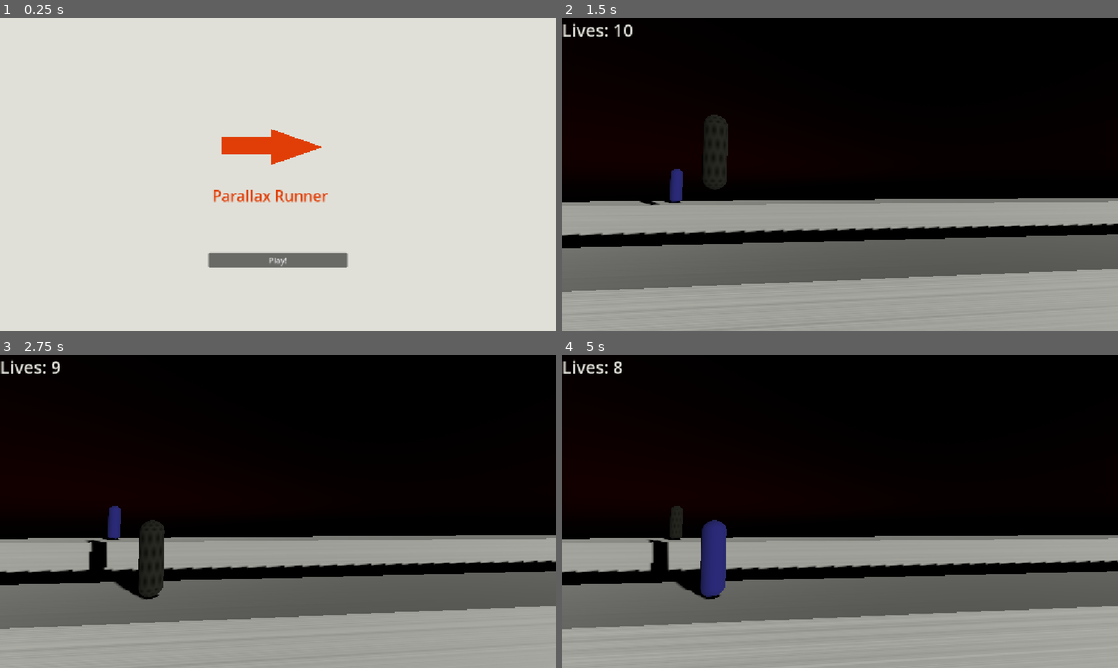
Above: before the commit, frames 1-4 (two rows, left to right).
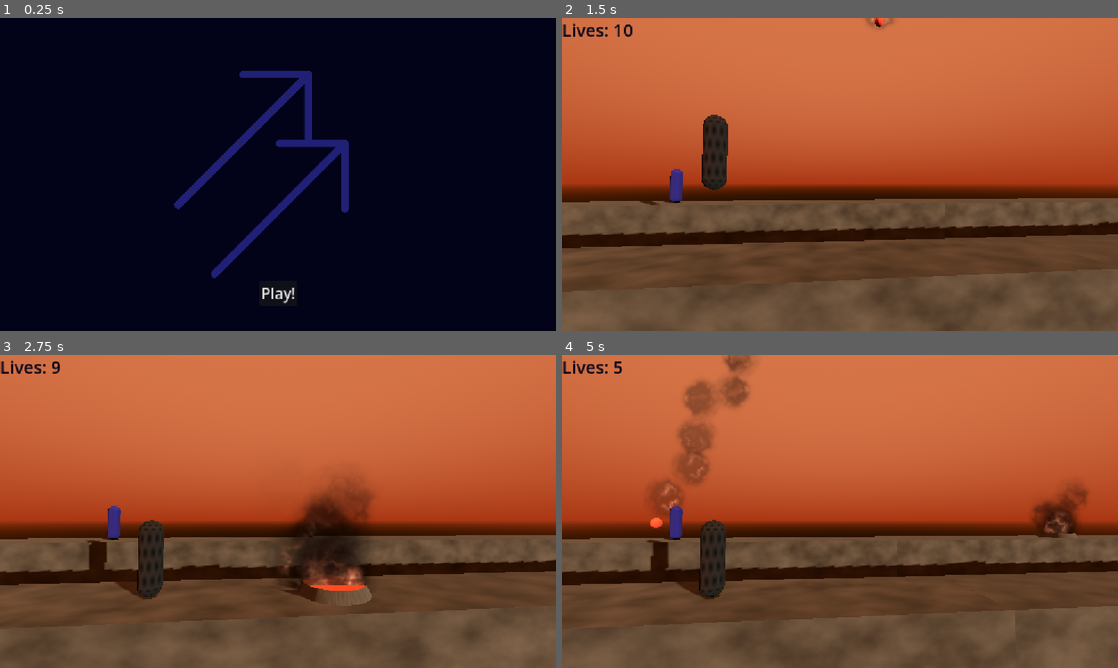
Above: after the commit, the same moments.

Repository: wombatus2137/parallax-run
Game: Godot game, scene res://menu/main_menu.tscn
Two runs of this game, one before a commit and one after it. Both use one fixed random seed, a clock stepped at 60 frames per second and the inputs below.
Inputs:
- Up to frame 1 (0.25 s): no input
- Up to frame 2 (1.5 s): click "Play!" at 0.5 s; hold W (jump) from 1.28 s (still down); tap S (crouch) at 1.35 s
- Up to frame 3 (2.75 s): release W (jump) at 2.03 s; tap W (jump) at 2.1, 2.27, 2.57 s; tap S (crouch) at 2.3 s
- Up to frame 4 (5 s): hold W (jump) 2.78-3.53 s; tap S (crouch) at 2.85, 3.6 s; tap W (jump) at 3.77, 4.07 s; hold W (jump) from 4.28 s (still down)

The runs differ from the first frame. In frame 1, 100% of the frame differs, in the area x 0-100%, y 0-100%; in frame 2, 99%; in frame 3, 99%; in frame 4, 100%.

Commit message:
fix: final fixes

Diff:
--- a/assets/danger_material_3d.tres
+++ b/assets/danger_material_3d.tres
@@ -3,7 +3,9 @@
 [ext_resource type="Texture2D" uid="uid://cekskojetvt2g" path="res://assets/fire.png" id="1_fehbf"]
 
 [resource]
-transparency = 1
-albedo_color = Color(0.8332386, 0.3823796, 0.10836289, 1)
+albedo_color = Color(0.99999994, 0.3419549, 0.20102257, 1)
+albedo_texture = ExtResource("1_fehbf")
+albedo_texture_force_srgb = true
+albedo_texture_msdf = true
 metallic = 1.0
 metallic_texture = ExtResource("1_fehbf")
--- a/assets/ground_material_3d.tres
+++ b/assets/ground_material_3d.tres
@@ -1,13 +1,12 @@
 [gd_resource type="StandardMaterial3D" format=3 uid="uid://vrbx7ukud53b"]
 
 [sub_resource type="FastNoiseLite" id="FastNoiseLite_lsab8"]
-noise_type = 0
-frequency = 1.0
 
 [sub_resource type="NoiseTexture2D" id="NoiseTexture2D_ry2bh"]
+width = 10240
 noise = SubResource("FastNoiseLite_lsab8")
 
 [resource]
-albedo_color = Color(0.8784314, 0.8784314, 0.84705883, 1)
+albedo_color = Color(0.3375702, 0.3369767, 0.2875474, 1)
 metallic = 1.0
 metallic_texture = SubResource("NoiseTexture2D_ry2bh")
--- a/assets/new_shader.gdshader
+++ /dev/null
@@ -1,191 +0,0 @@
-shader_type sky;
-
-const float EPS = 1e-6;
-const float INFINITY = 1.0 / 0.0;
-const float PLANET_RADIUS = 6371000.0;
-const vec3 PLANET_CENTER = vec3(0.0, -PLANET_RADIUS, 0.0);
-const float ATMOSPHERE_HEIGHT = 100000.0;
-const float RAYLEIGH_HEIGHT = (ATMOSPHERE_HEIGHT * 0.08);
-const float MIE_HEIGHT = (ATMOSPHERE_HEIGHT * 0.012);
-
-uniform float rayleigh_strength : hint_range(0.0, 5.0) = 1.0;
-uniform float mie_strength      : hint_range(0.0, 5.0) = 1.0;
-uniform float ozone_strength    : hint_range(0.0, 5.0) = 1.0;
-
-const vec3 C_RAYLEIGH = vec3(5.802, 13.558, 33.100) * 1e-6;
-const vec3 C_MIE = vec3(3.996,  3.996,  3.996) * 1e-6;
-const vec3 C_OZONE = vec3(0.650,  1.881,  0.085) * 1e-6;
-
-uniform float atmosphere_density: hint_range(0.0, 5.0) = 1.0;
-uniform float exposure = 10.0;
-
-uniform float sun_disc_feather: hint_range(0.0, 0.5) = 0.1;
-uniform float sundisc_intensity = 10.0;
-
-uniform bool use_debanding = true;
-
-#define saturate(a) clamp(a, 0.0, 1.0)
-
-vec2 sphere_intersection (vec3 rayStart, vec3 rayDir, vec3 sphereCenter, float sphereRadius)
-{
-	rayStart -= sphereCenter;
-	float a = dot(rayDir, rayDir);
-	float b = 2.0 * dot(rayStart, rayDir);
-	float c = dot(rayStart, rayStart) - (sphereRadius * sphereRadius);
-	float d = b * b - 4.0 * a * c;
-	if (d < 0.0)
-	{
-		return vec2(-1.0);
-	}
-	else
-	{
-		d = sqrt(d);
-		return vec2(-b - d, -b + d) / (2.0 * a);
-	}
-}
-
-vec2 planet_intersection (vec3 rayStart, vec3 rayDir)
-{
-	return sphere_intersection(rayStart, rayDir, PLANET_CENTER, PLANET_RADIUS);
-}
-
-vec2 atmosphere_intersection (vec3 rayStart, vec3 rayDir)
-{
-	return sphere_intersection(rayStart, rayDir, PLANET_CENTER, PLANET_RADIUS + ATMOSPHERE_HEIGHT);
-}
-
-float phase_rayleigh (float costh)
-{
-	return 3.0 * (1.0 + costh*costh) / (16.0 * PI);
-}
-
-float phase_mie (float costh, float g)
-{
-	g = min(g, 0.9381);
-	float k = 1.55*g - 0.55*g*g*g;
-	float kcosth = k*costh;
-	return (1.0 - k*k) / ((4.0 * PI) * (1.0-kcosth) * (1.0-kcosth));
-}
-
-float atmosphere_height (vec3 position_world_space) {
-	return distance(position_world_space, PLANET_CENTER) - PLANET_RADIUS;
-}
-float density_rayleigh (float h) {
-	return exp(-max(0.0, h / RAYLEIGH_HEIGHT));
-}
-float density_mie (float h) {
-	return exp(-max(0.0, h / MIE_HEIGHT));
-}
-float density_ozone (float h) {
-	return max(0.0, 1.0 - abs(h - 25000.0) / 15000.0);
-}
-vec3 density_atmosphere (float h) {
-	return vec3(density_rayleigh(h), density_mie(h), density_ozone(h));
-}
-
-vec3 integrate_optical_depth (vec3 rayStart, vec3 rayDir)
-{
-	vec2 intersection = atmosphere_intersection(rayStart, rayDir);
-	float  rayLength    = intersection.y;
-
-	int    sampleCount  = 8;
-	float  stepSize     = rayLength / float(sampleCount);
-
-	vec3 opticalDepth = vec3(0.0);
-
-	for (int i = 0; i < sampleCount; i++)
-	{
-		vec3 localPosition = rayStart + rayDir * (float(i) + 0.5) * stepSize;
-		float localHeight  = atmosphere_height(localPosition);
-		vec3 localDensity  = density_atmosphere(localHeight);
-
-		opticalDepth += localDensity * stepSize;
-	}
-
-	return opticalDepth;
-}
-
-vec3 absorb (vec3 opticalDepth) {
-	return exp(-(
-		opticalDepth.x * C_RAYLEIGH * rayleigh_strength +
-		opticalDepth.y * C_MIE * mie_strength * 1.1 +
-		opticalDepth.z * C_OZONE * ozone_strength
-	) * atmosphere_density);
-}
-
-vec3 integrate_scattering (vec3 rayStart, vec3 rayDir, float rayLength, vec3 lightDir, vec3 lightColor, out vec3 transmittance)
-{
-	float  rayHeight = atmosphere_height(rayStart);
-	float  sampleDistributionExponent = 1.0 + saturate(1.0 - rayHeight / ATMOSPHERE_HEIGHT) * 8.0; // Slightly arbitrary max exponent of 9
-
-	vec2 intersection = atmosphere_intersection(rayStart, rayDir);
-	rayLength = min(rayLength, intersection.y);
-	if (intersection.x > 0.0)
-	{
-		rayStart += rayDir * intersection.x;
-		rayLength -= intersection.x;
-	}
-
-	float  costh    = dot(rayDir, lightDir);
-	float  phaseR   = phase_rayleigh(costh);
-	float  phaseM   = phase_mie(costh, 0.85);
-
-	int    sampleCount  = 64;
-
-	vec3 opticalDepth = vec3(0.0);
-	vec3 rayleigh     = vec3(0.0);
-	vec3 mie          = vec3(0.0);
-
-	float  prevRayTime  = 0.0;
-
-	for (int i = 0; i < sampleCount; i++)
-	{
-		float  rayTime = pow(float(i) / float(sampleCount), sampleDistributionExponent) * rayLength;
-		float  stepSize = (rayTime - prevRayTime);
-
-		vec3 localPosition = rayStart + rayDir * rayTime;
-		float  localHeight   = atmosphere_height(localPosition);
-		vec3 localDensity  = density_atmosphere(localHeight);
-
-		opticalDepth += localDensity * stepSize;
-
-		vec3 viewTransmittance = absorb(opticalDepth);
-
-		vec3 opticalDepthlight  = integrate_optical_depth(localPosition, lightDir);
-		vec3 lightTransmittance = absorb(opticalDepthlight);
-
-		rayleigh += viewTransmittance * lightTransmittance * phaseR * localDensity.x * stepSize;
-		mie      += viewTransmittance * lightTransmittance * phaseM * localDensity.y * stepSize;
-
-		prevRayTime = rayTime;
-	}
-
-	transmittance = absorb(opticalDepth);
-
-	return (rayleigh * C_RAYLEIGH * rayleigh_strength + mie * C_MIE * mie_strength) * lightColor * exposure;
-}
-
-float sun_disc(vec3 eyedir, vec3 sundir, float theta_r) {
-	float cos_angle = dot(eyedir, sundir);
-	float cos_inner = cos(theta_r * (1.0 - sun_disc_feather));
-	float cos_outer = cos(theta_r * (1.0 + sun_disc_feather));
-	return smoothstep(cos_outer, cos_inner, cos_angle);
-}
-
-float rand(vec2 co){
-    return fract(sin(dot(co, vec2(12.9898, 78.233))) * 43758.5453);
-}
-
-void sky() {
-	vec3 transmittance;
-	vec3 radiance = integrate_scattering(vec3(0.0), EYEDIR, INFINITY, LIGHT0_DIRECTION, vec3(1.0, 0.996, 0.98), transmittance);
-
-	float sun_mask = sun_disc(EYEDIR, LIGHT0_DIRECTION, LIGHT0_SIZE * 0.5);
-	vec3 sundisc = vec3(sun_mask) * transmittance * sundisc_intensity;
-
-	COLOR = radiance + sundisc;
-
-	if (use_debanding) {
-		COLOR += (rand(SKY_COORDS) - 0.5) * 0.001;
-	}
-}
--- /dev/null
+++ b/assets/player_switcher_gradient_texture_2d.tres
@@ -0,0 +1,10 @@
+[gd_resource type="GradientTexture2D" format=3 uid="uid://ds7r5fb0dsvpu"]
+
+[sub_resource type="Gradient" id="Gradient_oqht2"]
+offsets = PackedFloat32Array(0, 0.55508476, 1)
+colors = PackedColorArray(0, 0, 0, 1, 1, 1, 1, 1, 0, 0, 0, 1)
+
+[resource]
+gradient = SubResource("Gradient_oqht2")
+fill_from = Vector2(0, 1)
+fill_to = Vector2(0, 0)
--- /dev/null
+++ b/assets/player_switcher_ring_material_3d.tres
@@ -0,0 +1,7 @@
+[gd_resource type="StandardMaterial3D" format=3 uid="uid://2kkluo4utimw"]
+
+[ext_resource type="Texture2D" uid="uid://ds7r5fb0dsvpu" path="res://assets/player_switcher_gradient_texture_2d.tres" id="1_wyuxa"]
+
+[resource]
+albedo_color = Color(0.9040636, 0.72214955, 0.06892797, 1)
+albedo_texture = ExtResource("1_wyuxa")
--- a/game/game.gd
+++ b/game/game.gd
@@ -7,13 +7,15 @@
 @onready var danger_location2 = get_node("Path3D2/PathFollow3D")
 var next_danger_location: Node
 @onready var dangers: Array[PackedScene] = [
+	preload("res://game/player_switcher.tscn"),
 	preload("res://game/pit.tscn"),
-	preload("res://game/player_switcher.tscn"),
 	preload("res://game/meteor.tscn"),
 	preload("res://game/meteor.tscn"),
 ]
 var next_danger_index: int
 var next_danger_instance: Node
+@onready var ground_near := get_node("GroundNear")
+@onready var ground_far := get_node("GroundFar")
 @onready var player := get_node("Player")
 @onready var player2 := get_node("Player2")
 var is_game_over: bool
@@ -26,8 +28,11 @@
 			next_danger_location = danger_location
 		else:
 			next_danger_location = danger_location2
-		next_danger_location.progress += randf_range(3, 20)
+		next_danger_location.progress += randf_range(3, 10)
 		next_danger_index = randi_range(0, dangers.size() - 1)
+		if next_danger_index == 0:
+			if not randi_range(0, 5) == 0:
+				next_danger_index += randi_range(1, 3)
 		next_danger_instance = dangers[next_danger_index].instantiate()
 		add_child(next_danger_instance)
 		next_danger_instance.position = next_danger_location.position
@@ -35,6 +40,14 @@
 			next_danger_instance.position.y = next_danger_location.position.y + 8
 			if next_danger_index == 3:
 				next_danger_instance.is_early = next_danger_index - 2
+
+	for i in range(1, 150):
+		var new_ground_near = ground_near.duplicate()
+		add_child(new_ground_near)
+		new_ground_near.position.x = 20 * i
+		var new_ground_far = ground_far.duplicate()
+		add_child(new_ground_far)
+		new_ground_far.position.x = 20 * i
 
 
 # Called every frame. 'delta' is the elapsed time since the previous frame.
@@ -52,8 +65,8 @@
 	player2.position = old_position
 
 
-func game_over() -> void:
-	var lives = get_node("Lives")
+func player_hit() -> void:
+	var lives := get_node("Lives")
 	var lives_count := int(lives.text.trim_prefix("Lives: "))
 	lives_count -= 1
 	lives.text = "Lives: " + str(lives_count)
@@ -62,5 +75,9 @@
 		score.text = "Score: " + str(int(player.position.x))
 		player.set_physics_process(0)
 		player2.set_physics_process(0)
-		is_game_over = true
+		get_node("GameOverTimer").start()
 		get_node("GameOver").visible = 1
+
+
+func _on_game_over_timer_timeout() -> void:
+	is_game_over = true
--- a/game/game.tscn
+++ b/game/game.tscn
@@ -2,40 +2,34 @@
 
 [ext_resource type="Script" uid="uid://buufnlkdgbmxj" path="res://game/game.gd" id="1_4fuuu"]
 [ext_resource type="PackedScene" uid="uid://m606jfjpfvft" path="res://game/player.tscn" id="1_l1rk1"]
-[ext_resource type="Shader" uid="uid://b3gdqen7mkyj4" path="res://assets/new_shader.gdshader" id="2_4fuuu"]
 [ext_resource type="Material" uid="uid://vrbx7ukud53b" path="res://assets/ground_material_3d.tres" id="2_dxrkv"]
 
-[sub_resource type="ShaderMaterial" id="ShaderMaterial_dxrkv"]
-shader = ExtResource("2_4fuuu")
-shader_parameter/rayleigh_strength = 1.614000076665
-shader_parameter/mie_strength = 0.7810000370975
-shader_parameter/ozone_strength = 1.9210000912475
-shader_parameter/atmosphere_density = 2.3600001121
-shader_parameter/exposure = 10.0
-shader_parameter/sun_disc_feather = 0.1
-shader_parameter/sundisc_intensity = 10.0
-shader_parameter/use_debanding = true
+[sub_resource type="ProceduralSkyMaterial" id="ProceduralSkyMaterial_h7iqs"]
+sky_top_color = Color(0.8400074, 0.45976084, 0.28354418, 1)
+sky_horizon_color = Color(0.6629277, 0.21520165, 0.08622744, 1)
+ground_bottom_color = Color(0.117135696, 0.06494395, 0.00032837206, 1)
+ground_horizon_color = Color(0.6627451, 0.21568628, 0.08627451, 1)
 
 [sub_resource type="Sky" id="Sky_dakft"]
-sky_material = SubResource("ShaderMaterial_dxrkv")
+sky_material = SubResource("ProceduralSkyMaterial_h7iqs")
 
 [sub_resource type="Environment" id="Environment_u5opy"]
 background_mode = 2
 sky = SubResource("Sky_dakft")
 
 [sub_resource type="BoxShape3D" id="BoxShape3D_mq7fr"]
-size = Vector3(3000, 1, 1)
+size = Vector3(20, 1, 1)
 
 [sub_resource type="BoxMesh" id="BoxMesh_l1rk1"]
 material = ExtResource("2_dxrkv")
-size = Vector3(3000, 1, 1)
+size = Vector3(20, 1, 1)
 
 [sub_resource type="BoxShape3D" id="BoxShape3D_vasa2"]
-size = Vector3(3000, 1.2, 1)
+size = Vector3(20, 1.2, 1)
 
 [sub_resource type="BoxMesh" id="BoxMesh_h7iqs"]
 material = ExtResource("2_dxrkv")
-size = Vector3(3000, 1.2, 1)
+size = Vector3(20, 1.2, 1)
 
 [sub_resource type="Curve3D" id="Curve3D_dxrkv"]
 _data = {
@@ -73,7 +67,7 @@
 anchor_bottom = 1.0
 grow_horizontal = 2
 grow_vertical = 2
-color = Color(0.8784314, 0.8784314, 0.84705883, 1)
+color = Color(0.011764706, 0.011764706, 0.101960786, 1)
 
 [node name="Label" type="Label" parent="GameOver" unique_id=1594037367]
 layout_mode = 1
@@ -82,8 +76,6 @@
 anchor_bottom = 1.0
 grow_horizontal = 2
 grow_vertical = 2
-theme_override_colors/font_color = Color(0, 0, 0, 1)
-theme_override_colors/font_outline_color = Color(1, 1, 1, 1)
 theme_override_font_sizes/font_size = 48
 text = "GAME OVER"
 horizontal_alignment = 1
@@ -99,8 +91,6 @@
 offset_bottom = -103.0
 grow_horizontal = 2
 grow_vertical = 0
-theme_override_colors/font_color = Color(0, 0, 0, 1)
-theme_override_colors/font_outline_color = Color(1, 1, 1, 1)
 theme_override_font_sizes/font_size = 32
 text = "Score: 0"
 horizontal_alignment = 1
@@ -108,7 +98,8 @@
 [node name="Lives" type="Label" parent="." unique_id=63818020]
 offset_right = 40.0
 offset_bottom = 23.0
-theme_override_colors/font_color = Color(0.8784314, 0.8784314, 0.84705883, 1)
+theme_override_colors/font_color = Color(0.011764706, 0.011764706, 0.101960786, 1)
+theme_override_colors/font_outline_color = Color(0.011764706, 0.011764706, 0.101960786, 1)
 theme_override_font_sizes/font_size = 36
 text = "Lives: 10"
 
@@ -121,7 +112,7 @@
 shadow_enabled = true
 
 [node name="GroundNear" type="StaticBody3D" parent="." unique_id=1805331631]
-transform = Transform3D(1, 0, 0, 0, 1, 0, 0, 0, 1, 1450, -0.5, 0.5)
+transform = Transform3D(1, 0, 0, 0, 1, 0, 0, 0, 1, 0, -0.5, 0.5)
 collision_mask = 0
 
 [node name="CollisionShape3D" type="CollisionShape3D" parent="GroundNear" unique_id=1939765299]
@@ -131,7 +122,7 @@
 mesh = SubResource("BoxMesh_l1rk1")
 
 [node name="GroundFar" type="StaticBody3D" parent="." unique_id=1070500466]
-transform = Transform3D(1, 0, 0, 0, 1, 0, 0, 0, 1, 1450, -0.3, -2)
+transform = Transform3D(1, 0, 0, 0, 1, 0, 0, 0, 1, 0, -0.3, -2)
 collision_mask = 0
 
 [node name="CollisionShape3D" type="CollisionShape3D" parent="GroundFar" unique_id=637088821]
@@ -157,4 +148,10 @@
 
 [node name="Player2" parent="." unique_id=1095472055 instance=ExtResource("1_l1rk1")]
 transform = Transform3D(1, 0, 0, 0, 1, 0, 0, 0, 1, -1, 0.7, -2)
-jump_input = &"jump_p2"
+jump_input = &"jump2"
+crouch_input = &"crouch2"
+
+[node name="GameOverTimer" type="Timer" parent="." unique_id=336969440]
+one_shot = true
+
+[connection signal="timeout" from="GameOverTimer" to="." method="_on_game_over_timer_timeout"]
--- a/game/meteor.tscn
+++ b/game/meteor.tscn
@@ -13,6 +13,7 @@
 height = 0.2
 
 [sub_resource type="BoxShape3D" id="BoxShape3D_wc7la"]
+resource_local_to_scene = true
 
 [node name="Meteor" type="CharacterBody3D" unique_id=1907409397 groups=["danger"]]
 collision_layer = 4
--- a/game/pit.tscn
+++ b/game/pit.tscn
@@ -1,14 +1,24 @@
 [gd_scene format=3 uid="uid://cnm2rjtd8qi5l"]
 
 [ext_resource type="Material" uid="uid://b1vtmirnf4wfj" path="res://assets/danger_material_3d.tres" id="1_brkpx"]
+[ext_resource type="Material" uid="uid://vrbx7ukud53b" path="res://assets/ground_material_3d.tres" id="1_kdsor"]
 [ext_resource type="PackedScene" uid="uid://j15g7w5xe6wy" path="res://assets/fire_particles.tscn" id="2_kdsor"]
 
 [sub_resource type="BoxShape3D" id="BoxShape3D_vhgle"]
 size = Vector3(1, 0.2, 1)
 
-[sub_resource type="BoxMesh" id="BoxMesh_mo0l2"]
+[sub_resource type="CylinderMesh" id="CylinderMesh_8ytf3"]
+material = ExtResource("1_kdsor")
+top_radius = 0.3
+bottom_radius = 0.4
+height = 0.2
+cap_top = false
+
+[sub_resource type="CylinderMesh" id="CylinderMesh_71ad1"]
 material = ExtResource("1_brkpx")
-size = Vector3(1.2, 0.2, 1.2)
+top_radius = 0.3
+bottom_radius = 0.3
+height = 0.15
 
 [node name="Pit" type="CharacterBody3D" unique_id=1981660112 groups=["danger"]]
 collision_layer = 4
@@ -18,9 +28,11 @@
 shape = SubResource("BoxShape3D_vhgle")
 
 [node name="MeshInstance3D" type="MeshInstance3D" parent="." unique_id=1787254480]
-mesh = SubResource("BoxMesh_mo0l2")
+mesh = SubResource("CylinderMesh_8ytf3")
+
+[node name="MeshInstance3D2" type="MeshInstance3D" parent="." unique_id=2145468194]
+mesh = SubResource("CylinderMesh_71ad1")
 
 [node name="VisibleOnScreenNotifier3D" type="VisibleOnScreenNotifier3D" parent="." unique_id=1443660348]
 
 [node name="FireParticles" parent="." unique_id=1503841105 instance=ExtResource("2_kdsor")]
-amount = 5
--- a/game/player.gd
+++ b/game/player.gd
@@ -14,7 +14,7 @@
 
 func _ready() -> void:
 	if name == "Player2":
-		get_node("MeshInstance3D").set_surface_override_material(0, player2_material)
+		mesh_instance.set_surface_override_material(0, player2_material)
 
 
 func _physics_process(delta: float) -> void:
@@ -26,19 +26,13 @@
 	if Input.is_action_just_pressed(jump_input) and is_on_floor():
 		velocity.y = jump_velocity
 
-	if Input.is_action_just_pressed(crouch_input):
-		mob_collision_shape.shape.height = 0.3
-		mob_collision_shape.position.y -= 0.15
+	if Input.is_action_just_pressed(crouch_input) and is_on_floor():
+		collision_shape.shape.height = 0.4
 		mesh_instance.mesh.height = 0.4
-		collision_shape.shape.height = 0.4
-		position.y -= 0.2
 
 	if Input.is_action_just_released(crouch_input):
-		mob_collision_shape.shape.height = 0.7
-		mob_collision_shape.position.y += 0.15
+		collision_shape.shape.height = 0.7
 		mesh_instance.mesh.height = 0.7
-		collision_shape.shape.height = 0.7
-		position.y += 0.2
 
 	velocity.x = speed
 	velocity.z = 0
@@ -48,6 +42,6 @@
 
 func _on_area_3d_body_entered(body: Node3D) -> void:
 	if body.is_in_group("danger"):
-		main_node.game_over()
+		main_node.player_hit()
 	elif body.is_in_group("player_switchers"):
 		main_node.switch_players()
--- a/game/player.tscn
+++ b/game/player.tscn
@@ -4,10 +4,12 @@
 [ext_resource type="Material" uid="uid://ckuwnmljmrmtb" path="res://assets/player_material_3d.tres" id="2_w5y0b"]
 
 [sub_resource type="CapsuleShape3D" id="CapsuleShape3D_dadds"]
+resource_local_to_scene = true
 radius = 0.1
 height = 0.7
 
 [sub_resource type="CapsuleMesh" id="CapsuleMesh_du4nq"]
+resource_local_to_scene = true
 material = ExtResource("2_w5y0b")
 radius = 0.1
 height = 0.7
--- a/game/player_switcher.tscn
+++ b/game/player_switcher.tscn
@@ -1,16 +1,20 @@
 [gd_scene format=3 uid="uid://depkl3tj0n5xl"]
 
 [ext_resource type="Material" uid="uid://clyttofmjdgdo" path="res://assets/player_switcher_material_3d.tres" id="1_5tloj"]
+[ext_resource type="Material" uid="uid://2kkluo4utimw" path="res://assets/player_switcher_ring_material_3d.tres" id="2_aracu"]
 
 [sub_resource type="CylinderShape3D" id="CylinderShape3D_ghixo"]
 height = 0.2
 radius = 0.3
 
-[sub_resource type="CylinderMesh" id="CylinderMesh_ghixo"]
+[sub_resource type="TorusMesh" id="TorusMesh_0ciu1"]
 material = ExtResource("1_5tloj")
-top_radius = 0.3
-bottom_radius = 0.3
-height = 0.2
+inner_radius = 0.25
+outer_radius = 0.4
+
+[sub_resource type="TorusMesh" id="TorusMesh_ij357"]
+material = ExtResource("2_aracu")
+outer_radius = 0.4
 
 [node name="PlayerSwitcher" type="CharacterBody3D" unique_id=1035937243 groups=["player_switchers"]]
 collision_layer = 4
@@ -20,6 +24,10 @@
 shape = SubResource("CylinderShape3D_ghixo")
 
 [node name="MeshInstance3D" type="MeshInstance3D" parent="." unique_id=1174599529]
-mesh = SubResource("CylinderMesh_ghixo")
+mesh = SubResource("TorusMesh_0ciu1")
+
+[node name="MeshInstance3D2" type="MeshInstance3D" parent="." unique_id=632849868]
+transform = Transform3D(1, 0, 0, 0, 1, 0, 0, 0, 1, 0, 0.5, 0)
+mesh = SubResource("TorusMesh_ij357")
 
 [node name="VisibleOnScreenNotifier3D" type="VisibleOnScreenNotifier3D" parent="." unique_id=1166916824]
--- a/icon.svg
+++ b/icon.svg
@@ -2,9 +2,9 @@
 <!-- Created with Inkscape (http://www.inkscape.org/) -->
 
 <svg
-   width="1080"
-   height="1080"
-   viewBox="0 0 1080 1080"
+   width="724"
+   height="859"
+   viewBox="0 0 724 859"
    version="1.1"
    id="svg1"
    xmlns="http://www.w3.org/2000/svg"
@@ -12,19 +12,37 @@
   <defs
      id="defs1" />
   <g
-     id="layer1">
-    <rect
-       style="fill:#e13e07;fill-opacity:1;stroke:none;stroke-width:0;stroke-linejoin:round;stroke-dasharray:none;stroke-opacity:1"
-       id="rect6"
-       width="510"
-       height="180"
-       x="30"
-       y="450"
-       rx="0.29999998" />
+     id="g4"
+     transform="translate(7.91252,-254.00001)"
+     style="stroke:#202076;stroke-opacity:1">
     <path
-       style="fill:#e13e07;fill-opacity:1;stroke:none;stroke-width:0;stroke-linejoin:round;stroke-dasharray:none;stroke-opacity:1"
-       id="path6"
-       d="m 944.50351,450 -606.75526,350.31032 0,-700.620635 z"
-       transform="matrix(0.88766814,0,0,0.53348988,240.19164,315.90914)" />
+       style="fill:#e13e07;stroke:#202076;stroke-width:32;stroke-linecap:round;stroke-linejoin:round;stroke-dasharray:none;stroke-opacity:1"
+       d="M 8.08748,809.91212 548,270.00001"
+       id="path2" />
+    <path
+       style="fill:#e13e07;stroke:#202076;stroke-width:32;stroke-linecap:round;stroke-linejoin:round;stroke-dasharray:none;stroke-opacity:1"
+       d="M 278.00001,270.00001 H 548"
+       id="path3" />
+    <path
+       style="fill:#e13e07;stroke:#202076;stroke-width:32;stroke-linecap:round;stroke-linejoin:round;stroke-dasharray:none;stroke-opacity:1"
+       d="M 548,540 V 270.00001"
+       id="path4" />
+  </g>
+  <g
+     id="g4-4"
+     transform="translate(158.91251,31.99998)"
+     style="stroke:#202076;stroke-opacity:1">
+    <path
+       style="fill:#e13e07;stroke:#202076;stroke-width:32;stroke-linecap:round;stroke-linejoin:round;stroke-dasharray:none;stroke-opacity:1"
+       d="M 8.08748,809.91212 548,270.00001"
+       id="path2-5" />
+    <path
+       style="fill:#e13e07;stroke:#202076;stroke-width:32;stroke-linecap:round;stroke-linejoin:round;stroke-dasharray:none;stroke-opacity:1"
+       d="M 278.00001,270.00001 H 548"
+       id="path3-5" />
+    <path
+       style="fill:#e13e07;stroke:#202076;stroke-width:32;stroke-linecap:round;stroke-linejoin:round;stroke-dasharray:none;stroke-opacity:1"
+       d="M 548,540 V 270.00001"
+       id="path4-1" />
   </g>
 </svg>
--- a/menu/main_menu.tscn
+++ b/menu/main_menu.tscn
@@ -20,34 +20,40 @@
 anchor_bottom = 1.0
 grow_horizontal = 2
 grow_vertical = 2
-color = Color(0.8784314, 0.8784314, 0.84705883, 1)
+color = Color(0.010314095, 0.010275347, 0.10012395, 1)
 
 [node name="Logo" type="TextureRect" parent="." unique_id=803686448]
-layout_mode = 0
-offset_left = 453.0
-offset_top = 156.0
-offset_right = 837.0
-offset_bottom = 372.0
+layout_mode = 1
+anchors_preset = 8
+anchor_left = 0.5
+anchor_top = 0.5
+anchor_right = 0.5
+anchor_bottom = 0.5
+offset_left = -215.0
+offset_top = -215.0
+offset_right = 509.0
+offset_bottom = 644.0
+grow_horizontal = 2
+grow_vertical = 2
+scale = Vector2(0.5, 0.5)
 texture = ExtResource("1_f5okj")
 expand_mode = 1
 stretch_mode = 4
 
-[node name="RichTextLabel" type="RichTextLabel" parent="." unique_id=1701852362]
-layout_mode = 0
-offset_left = 440.0
-offset_top = 346.0
-offset_right = 815.0
-offset_bottom = 466.0
-theme_override_colors/default_color = Color(0.88235295, 0.24313726, 0.02745098, 1)
-theme_override_font_sizes/normal_font_size = 31
-text = "Parallax Runner"
-
 [node name="StartButton" type="Button" parent="." unique_id=540577482]
-layout_mode = 0
-offset_left = 432.0
-offset_top = 486.0
-offset_right = 720.0
-offset_bottom = 517.0
+layout_mode = 1
+anchors_preset = 8
+anchor_left = 0.5
+anchor_top = 0.5
+anchor_right = 0.5
+anchor_bottom = 0.5
+offset_left = -39.5
+offset_top = 220.0
+offset_right = 39.5
+offset_bottom = 272.0
+grow_horizontal = 2
+grow_vertical = 2
+theme_override_font_sizes/font_size = 31
 text = "Play!"
 script = ExtResource("2_o5w3e")
 
--- a/project.godot
+++ b/project.godot
@@ -32,7 +32,7 @@
 , Object(InputEventKey,"resource_local_to_scene":false,"resource_name":"","device":-1,"window_id":0,"alt_pressed":false …(182 unchanged characters)…
 ]
 }
-jump_p2={
+jump2={
 "deadzone": 0.2,
 "events": [Object(InputEventKey,"resource_local_to_scene":false,"resource_name":"","device":-1,"window_id":0,"alt_press …(195 unchanged characters)…
 , Object(InputEventJoypadButton,"resource_local_to_scene":false,"resource_name":"","device":-1,"button_index":0,"pressure":0.0,"pressed":true,"script":null)
@@ -45,9 +45,10 @@
 , Object(InputEventKey,"resource_local_to_scene":false,"resource_name":"","device":-1,"window_id":0,"alt_pressed":false …(186 unchanged characters)…
 ]
 }
-crouch_p2={
+crouch2={
 "deadzone": 0.2,
-"events": [Object(InputEventJoypadMotion,"resource_local_to_scene":false,"resource_name":"","device":-1,"axis":1,"axis_value":1.0,"script":null)
+"events": [Object(InputEventKey,"resource_local_to_scene":false,"resource_name":"","device":-1,"window_id":0,"alt_pressed":false,"shift_pressed":false,"ctrl_pressed":false,"meta_pressed":false,"pressed":false,"keycode":0,"physical_keycode":4194322,"key_label":0,"unicode":0,"location":0,"echo":false,"script":null)
+, Object(InputEventJoypadMotion,"resource_local_to_scene":false,"resource_name":"","device":-1,"axis":1,"axis_value":1.0,"script":null)
 ]
 }
 
Not shown, removed: assets/new_shader.gdshader.uid
Not shown, changed: export_presets.cfg
